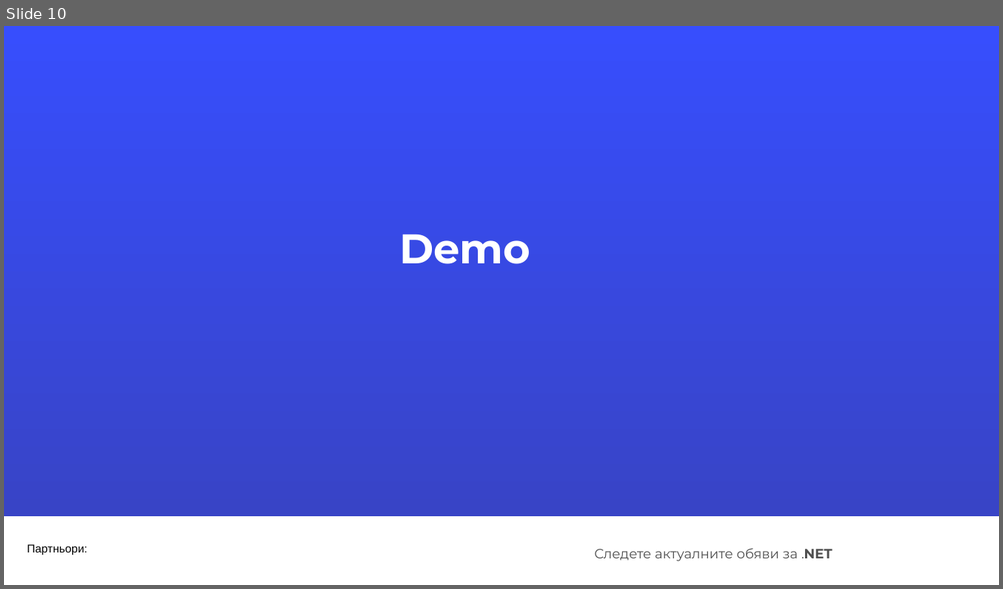
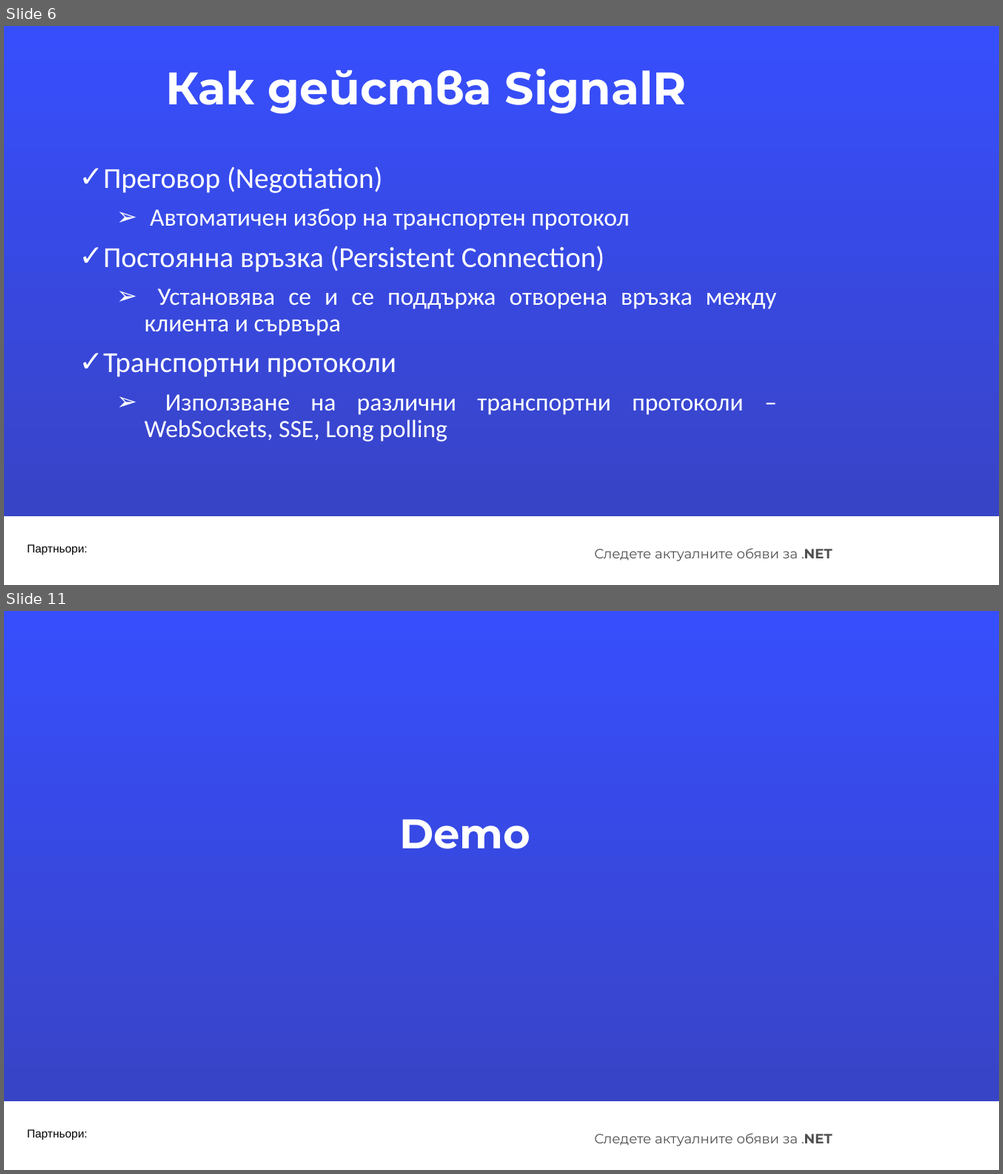
Before and after one commit to HristinaDAIS/SignalRDemo, a slide deck: SignalRPresentation/NET_May 2024.pptx. Shown one above the other, each under a label of ours: slide 10 before the commit, slides 6 and 11 after it; the slides between them are not shown. The pictures are 1003x589 and 1003x1174 pixels, drawn with LibreOffice and Linux fonts; fonts in the diff are those of the drawing; background and template pictures are left out. Boxes give left, top, right and bottom in pixels: in the first picture for what was removed or moved away, otherwise in the second. Text is boxed around its words. In the diff, an @@ line names an element or a change of style, - is before the commit and + after.

```diff
--- a/SignalRPresentation/NET_May 2024.pptx
+++ b/SignalRPresentation/NET_May 2024.pptx
@@ slide 6 added at bbox=[4, 26, 999, 585], background #FFFFFF; not listed: 3 template elements that a slide beside it also shows @@
@@ text added at bbox=[165, 68, 686, 114], 44 pt, text #FFFFFF, bold @@
+Как действа SignalR
@@ text added at bbox=[103, 167, 777, 442], 24 pt, text #FFFFFF @@
+✓ Преговор (Negotiation)
+  ➢ Автоматичен избор на транспортен протокол
+✓ Постоянна връзка (Persistent Connection)
+  ➢ Установява се и се поддържа отворена връзка между клиента и сървъра
+✓ Транспортни протоколи
+  ➢ Използване на различни транспортни протоколи – WebSockets, SSE, Long polling
@@ what was slide 10 is now slide 11 @@
```
Also in this commit, not shown: 7 slides changed, 3 other slides added, 2 slides removed.
